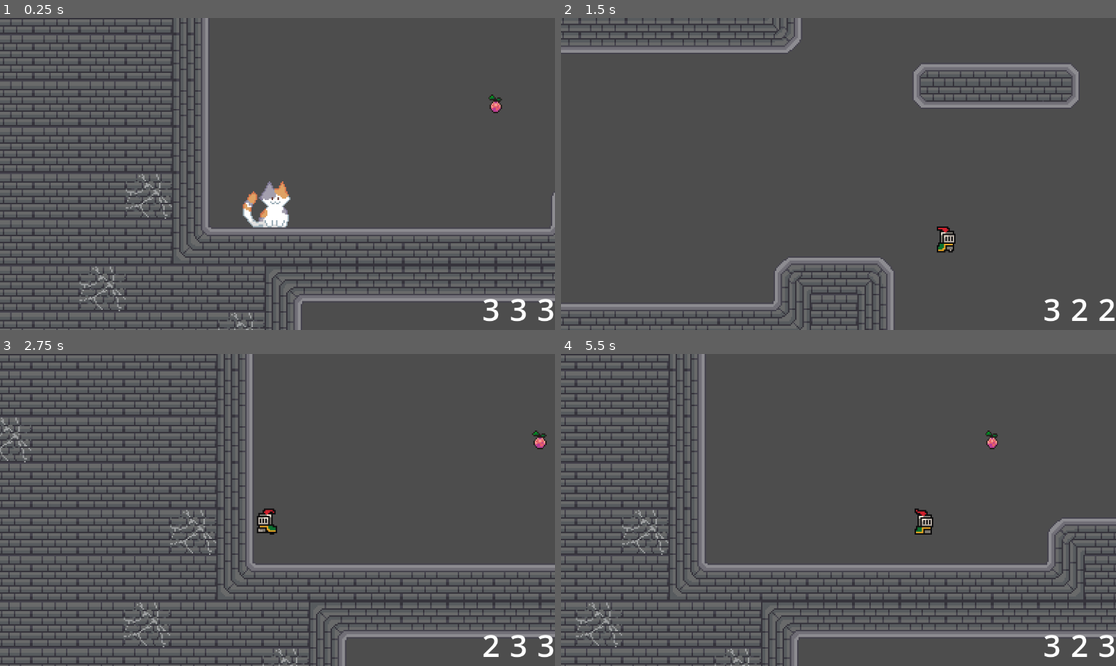
Above: before the commit, frames 1-4 (two rows, left to right).
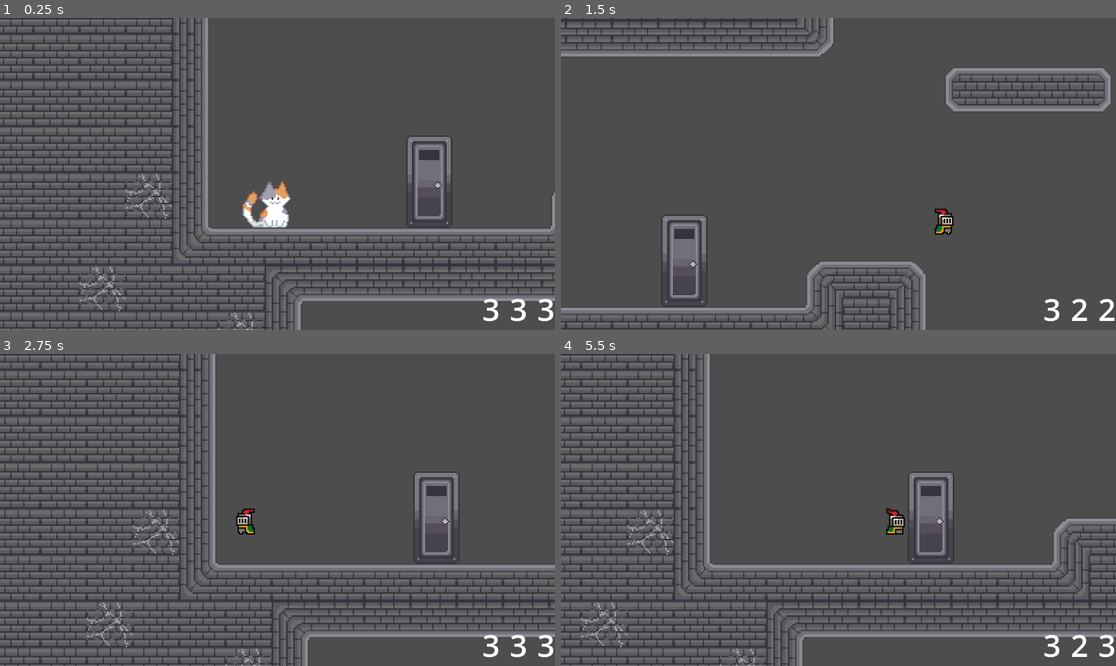
Above: after the commit, the same moments.

Repository: edencheung/CamJam2025
Game: Godot game, scene res://scenes/game.tscn
Two runs of this game, one before a commit and one after it. Both use one fixed random seed, a clock stepped at 60 frames per second and the inputs below.
Inputs:
- Up to frame 1 (0.25 s): no input
- Up to frame 2 (1.5 s): hold Right (move_right) from 0.53 s (still down); tap 0 (change_blue) at 0.6 s; tap Space (jump) at 0.77 s; tap 9 (change_green) at 1.35 s
- Up to frame 3 (2.75 s): tap Space (jump) at 1.52 s; release Right (move_right) at 2.03 s; hold Left (move_left) from 2.03 s (still down); tap 8 (change_red) at 2.1 s
- Up to frame 4 (5.5 s): release Left (move_left) at 2.78 s; hold Right (move_right) 2.78-4.28 s; tap Tab (dash) at 2.85 s; tap Space (jump) at 3.02, 3.77, 4.52 s; hold Shift (grab) 3.53-4.28 s; hold Left (move_left) 4.28-5.03 s; tap 0 (change_blue) at 4.35 s; hold Right (move_right) from 5.03 s (still down); tap 9 (change_green) at 5.1 s

The runs differ from the first frame. In frame 1, 1.6% of the frame differs, in the area x 73-91%, y 24-68%; in frame 2, 13%; in frame 3, 15%, in the area x 0-100%, y 0-100%; in frame 4, 12%.

Commit message:
doors and keys

Diff:
--- /dev/null
+++ b/scenes/door.tscn
@@ -0,0 +1,22 @@
+[gd_scene load_steps=5 format=3 uid="uid://bvy47aurwwnl6"]
+
+[ext_resource type="Script" path="res://scripts/door.gd" id="1_6a2f0"]
+[ext_resource type="Texture2D" uid="uid://mip3orflxbmu" path="res://spriteframes/environment_sheet.png" id="2_tap2k"]
+
+[sub_resource type="AtlasTexture" id="AtlasTexture_qo1cm"]
+atlas = ExtResource("2_tap2k")
+region = Rect2(352, 256, 32, 64)
+
+[sub_resource type="RectangleShape2D" id="RectangleShape2D_xgblu"]
+size = Vector2(32, 64)
+
+[node name="Door" type="RigidBody2D"]
+script = ExtResource("1_6a2f0")
+
+[node name="Sprite2D" type="Sprite2D" parent="."]
+texture = SubResource("AtlasTexture_qo1cm")
+
+[node name="CollisionShape2D" type="CollisionShape2D" parent="."]
+shape = SubResource("RectangleShape2D_xgblu")
+
+[connection signal="body_entered" from="." to="." method="_on_body_entered"]
--- a/scenes/fruit.tscn
+++ b/scenes/fruit.tscn
@@ -13,7 +13,6 @@
 [node name="Fruit" type="Area2D"]
 script = ExtResource("1_p5lpc")
 color = 2
-is_packaged = null
 
 [node name="Sprite2D" type="Sprite2D" parent="."]
 texture = SubResource("AtlasTexture_n8tdt")
--- a/scenes/game.tscn
+++ b/scenes/game.tscn
@@ -1,12 +1,13 @@
-[gd_scene load_steps=12 format=4 uid="uid://b08u4cm53v1pm"]
+[gd_scene load_steps=13 format=4 uid="uid://b08u4cm53v1pm"]
 
 [ext_resource type="Script" path="res://scripts/game.gd" id="1_8cohf"]
 [ext_resource type="PackedScene" uid="uid://df8dh38cfnmmq" path="res://scenes/player.tscn" id="1_gkai8"]
 [ext_resource type="TileSet" uid="uid://q3yk5f0f1tvf" path="res://tilesets/tileset.tres" id="2_3mxnu"]
-[ext_resource type="Texture2D" uid="uid://mip3orflxbmu" path="res://sprites/environment_sheet.png" id="3_gf3pv"]
+[ext_resource type="Texture2D" uid="uid://mip3orflxbmu" path="res://spriteframes/environment_sheet.png" id="3_gf3pv"]
 [ext_resource type="PackedScene" uid="uid://b5r3dms04q7rm" path="res://scenes/hud.tscn" id="4_pk6rt"]
 [ext_resource type="Script" path="res://scripts/colored-tiles-manager.gd" id="7_nyoab"]
-[ext_resource type="PackedScene" uid="uid://f1ksx4icru87" path="res://scenes/fruit.tscn" id="7_x4mgr"]
+[ext_resource type="PackedScene" uid="uid://bvy47aurwwnl6" path="res://scenes/door.tscn" id="7_qp3xs"]
+[ext_resource type="PackedScene" uid="uid://b3h8fuhfp6uaw" path="res://scenes/key.tscn" id="8_rixe4"]
 
 [sub_resource type="TileSetAtlasSource" id="TileSetAtlasSource_xi3f6"]
 texture = ExtResource("3_gf3pv")
@@ -357,10 +358,6 @@
 position = Vector2(16, -24)
 tile_set = ExtResource("2_3mxnu")
 
-[node name="Fruit" parent="." instance=ExtResource("7_x4mgr")]
-position = Vector2(144, -80)
-is_packaged = false
-
 [node name="Spikes" type="TileMapLayer" parent="." groups=["Danger"]]
 z_index = -1
 position = Vector2(-16, 0)
@@ -388,4 +385,12 @@
 tile_map_data = PackedByteArray("AAAZAAAAAAAAAAAAAAAaAAAAAAAAAAAAAAAbAAAAAAAAAAAAAAA=")
 tile_set = ExtResource("2_3mxnu")
 
-[node name="Red" type="TileMapLayer" parent="Node2D"]
+[node name="Node2D#Red" type="TileMapLayer" parent="."]
+
+[node name="Door" parent="." instance=ExtResource("7_qp3xs")]
+position = Vector2(98, -26)
+id = "test"
+
+[node name="Key" parent="." instance=ExtResource("8_rixe4")]
+position = Vector2(244, -51)
+id = "test"
--- a/scenes/game_2.tscn
+++ b/scenes/game_2.tscn
@@ -1,7 +1,7 @@
 [gd_scene load_steps=9 format=4 uid="uid://djl86pdn8y4ju"]
 
 [ext_resource type="PackedScene" uid="uid://df8dh38cfnmmq" path="res://scenes/player.tscn" id="1_kp3om"]
-[ext_resource type="Texture2D" uid="uid://mip3orflxbmu" path="res://sprites/environment_sheet.png" id="2_crpdw"]
+[ext_resource type="Texture2D" uid="uid://mip3orflxbmu" path="res://spriteframes/environment_sheet.png" id="2_crpdw"]
 [ext_resource type="TileSet" uid="uid://q3yk5f0f1tvf" path="res://tilesets/tileset.tres" id="3_33gtl"]
 [ext_resource type="PackedScene" uid="uid://c2q4vjm1gg1w4" path="res://scenes/colored.tscn" id="4_5gjjk"]
 [ext_resource type="PackedScene" uid="uid://b5r3dms04q7rm" path="res://scenes/hud.tscn" id="5_0iy6s"]
--- a/scenes/game_test.tscn
+++ b/scenes/game_test.tscn
@@ -1,13 +1,11 @@
-[gd_scene load_steps=11 format=4 uid="uid://cvqaqgrxvsof8"]
+[gd_scene load_steps=9 format=4 uid="uid://c0o5h6kwnytcs"]
 
-[ext_resource type="Script" path="res://scenes/game.gd" id="1_h87ef"]
 [ext_resource type="PackedScene" uid="uid://df8dh38cfnmmq" path="res://scenes/player.tscn" id="2_vos1w"]
-[ext_resource type="TileSet" uid="uid://dxfoqkewb878c" path="res://tilesets/rock_tileset.tres" id="3_bplof"]
-[ext_resource type="Texture2D" uid="uid://mip3orflxbmu" path="res://sprites/environment_sheet.png" id="3_omya6"]
+[ext_resource type="TileSet" uid="uid://cwaudtun02h4f" path="res://tilesets/rock_tileset.tres" id="3_bplof"]
+[ext_resource type="Texture2D" uid="uid://mip3orflxbmu" path="res://spriteframes/environment_sheet.png" id="3_omya6"]
 [ext_resource type="TileSet" uid="uid://q3yk5f0f1tvf" path="res://tilesets/tileset.tres" id="4_gfd63"]
-[ext_resource type="PackedScene" path="res://scenes/hud.tscn" id="5_ywvec"]
-[ext_resource type="PackedScene" path="res://scenes/fruit.tscn" id="6_cbpyj"]
-[ext_resource type="Script" path="res://scenes/colored-tiles-manager.gd" id="7_5lwi6"]
+[ext_resource type="PackedScene" uid="uid://b5r3dms04q7rm" path="res://scenes/hud.tscn" id="5_ywvec"]
+[ext_resource type="PackedScene" uid="uid://f1ksx4icru87" path="res://scenes/fruit.tscn" id="6_cbpyj"]
 
 [sub_resource type="TileSetAtlasSource" id="TileSetAtlasSource_3fsdy"]
 texture = ExtResource("3_omya6")
@@ -101,7 +99,6 @@
 sources/3 = SubResource("TileSetAtlasSource_3fsdy")
 
 [node name="game_test" type="Node2D"]
-script = ExtResource("1_h87ef")
 
 [node name="player" parent="." instance=ExtResource("2_vos1w")]
 z_index = 10
@@ -142,7 +139,6 @@
 tile_set = SubResource("TileSet_pcu0y")
 
 [node name="Node2D" type="Node2D" parent="."]
-script = ExtResource("7_5lwi6")
 
 [node name="Ground" type="TileMapLayer" parent="Node2D"]
 use_parent_material = true
--- a/scenes/key.tscn
+++ b/scenes/key.tscn
@@ -1,3 +1,23 @@
-[gd_scene format=3 uid="uid://b3h8fuhfp6uaw"]
+[gd_scene load_steps=5 format=3 uid="uid://b3h8fuhfp6uaw"]
 
-[node name="Key" type="Node2D"]
+[ext_resource type="Script" path="res://scripts/key.gd" id="1_et3hr"]
+[ext_resource type="Texture2D" uid="uid://6nduegmfnagt" path="res://sprites/red_sprite_sheet.png" id="2_7p3gg"]
+
+[sub_resource type="AtlasTexture" id="AtlasTexture_qo1cm"]
+atlas = ExtResource("2_7p3gg")
+region = Rect2(96, 320, 32, 32)
+
+[sub_resource type="RectangleShape2D" id="RectangleShape2D_xgblu"]
+size = Vector2(32, 31)
+
+[node name="Key" type="Area2D"]
+script = ExtResource("1_et3hr")
+
+[node name="Sprite2D" type="Sprite2D" parent="."]
+texture = SubResource("AtlasTexture_qo1cm")
+
+[node name="CollisionShape2D" type="CollisionShape2D" parent="."]
+position = Vector2(0, -0.5)
+shape = SubResource("RectangleShape2D_xgblu")
+
+[connection signal="body_entered" from="." to="." method="_on_body_entered"]
--- /dev/null
+++ b/scripts/door.gd
@@ -0,0 +1,16 @@
+extends RigidBody2D
+
+@export var id : String
+
+func _ready() -> void:
+	pass
+
+func _process(delta: float) -> void:
+	pass
+
+func _on_body_entered(body: Node2D) -> void:
+	print('hi')
+	if body.is_in_group("Player"):
+		if body.has_key(id):
+			body.use_key(id)
+			get_tree().queue_delete(self)
--- a/scripts/key.gd
+++ b/scripts/key.gd
@@ -1,11 +1,34 @@
+@tool
 extends Area2D
 
+enum FruitColor {RED, GREEN, BLUE}
+@export var color : FruitColor
+@export var id : String
+
+func update_color() -> void:
+	if color == FruitColor.RED:
+		pass
+	elif color == FruitColor.GREEN:
+		pass
+	elif color == FruitColor.BLUE:
+		pass
 
 # Called when the node enters the scene tree for the first time.
 func _ready() -> void:
-	pass # Replace with function body.
+	update_color()
 
+var time: float
 
-# Called every frame. 'delta' is the elapsed time since the previous frame.
 func _process(delta: float) -> void:
-	pass
+	time += delta
+	if Engine.is_editor_hint():
+		update_color()
+	else:
+		$Sprite2D.scale = Vector2(0.5*(1+sin(time*3.14)), 1)
+
+func _on_body_entered(body: Node2D) -> void:
+	if Engine.is_editor_hint():
+		return
+	if body.is_in_group("Player"):
+		body.add_key(color, id)
+		get_tree().queue_delete(self)
--- a/scripts/player-controller.gd
+++ b/scripts/player-controller.gd
@@ -40,6 +40,12 @@
 var isGrabbing = false
 
 var prev_checkpoint_position = Vector2(0, 0)
+
+var keys = {
+	FruitColor.RED: [],
+	FruitColor.GREEN: [],
+	FruitColor.BLUE: [],
+}
 
 enum FruitColor {RED, GREEN, BLUE}
 
@@ -231,3 +237,16 @@
 		$Timer.start()
 	elif body.is_in_group("Checkpoint"):
 		prev_checkpoint_position = position
+
+func add_key(color: FruitColor, id: String):
+	keys[color].append(id)
+
+func use_key(id: String):
+	for c in FruitColor.values():
+		keys[c].remove(id)
+
+func has_key(id: String):
+	var exists = false
+	for c in FruitColor.values():
+		exists = exists || (id in keys[c])
+	return exists
--- a/tilesets/tileset.tres
+++ b/tilesets/tileset.tres
@@ -1,6 +1,6 @@
 [gd_resource type="TileSet" load_steps=3 format=3 uid="uid://q3yk5f0f1tvf"]
 
-[ext_resource type="Texture2D" uid="uid://mip3orflxbmu" path="res://sprites/environment_sheet.png" id="1_k4fht"]
+[ext_resource type="Texture2D" uid="uid://mip3orflxbmu" path="res://spriteframes/environment_sheet.png" id="1_k4fht"]
 
 [sub_resource type="TileSetAtlasSource" id="TileSetAtlasSource_p051q"]
 texture = ExtResource("1_k4fht")
Binary file added: spriteframes/environment_sheet.png
Not shown, added: spriteframes/environment_sheet.png.import
Not shown, added: sprites/blue_sprite_sheet.png.import
Not shown, added: sprites/green_sprite_sheet.png.import
Not shown, added: sprites/yellow_sprite_sheet.png.import
Not shown: 1 places in tilesets/rock_tileset.tres that only renumber resources
